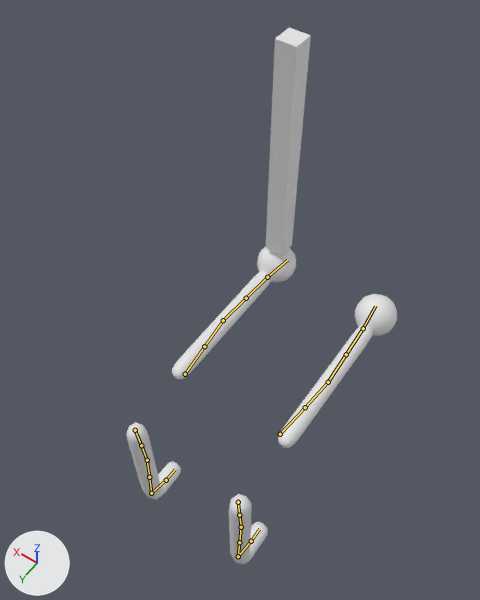
The Blender file Assets/Art/src/legs.blend as it was, and as the next commit left it.
Both versions are drawn from a 50 mm lens placed at (-0.74, 0.7, 2.87), pointed at (0.1, -0.48, 1.02). The lights are fixed; the arrows at lower left show +X, +Y and +Z. The picture after the commit comes second. The bones that change, and the others that lie on the model, are drawn over the model as lines.

Names of what the first picture shows: 'Cube', 'knifeArea'.
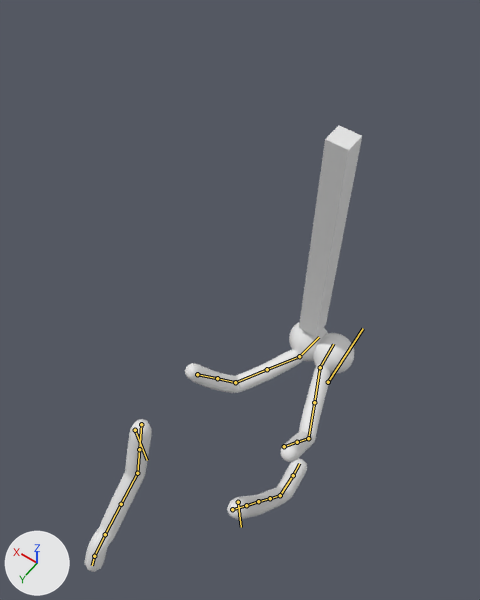
The newer file adds an action. The first version stands in its rest pose; the second is drawn at frame 20 of the action 'walk'.

Pixel boxes [x1, y1, x2, y2] of what changed, in the pictures (480 x 600 px):
'Cube', posed (21% shorter): before [126, 246, 397, 564]; after [84, 322, 354, 572]
'knifeArea', posed (39% wider, 7% shorter): before [266, 28, 311, 256]; after [299, 125, 362, 338]

The change in detail:
Bone 'torso' (bone_torso) turns from (0, 0, 0) to (0, 0, -8) degrees about its own x, y and z.
Bone 'upper_arm_ik.L' (bone_upper_arm_ik_l) turns from (0, 0, 0) to (0, -85, 0) degrees about its own x, y and z.
Bone 'upper_arm_ik.R' (bone_upper_arm_ik_r) turns from (0, 0, 0) to (0, 80, 0) degrees about its own x, y and z.
Bone 'hand_ik.L' (bone_hand_ik_l) moves from (0.0, 0.0, 0.0) to (-0.293, 0.191, -0.12).
Bone 'hand_ik.L' (bone_hand_ik_l) turns from (0, 0, 0) to (0, 2, 0) degrees about its own x, y and z.
Bone 'hand_ik.R' (bone_hand_ik_r) moves from (0.0, 0.0, 0.0) to (0.073, 0.191, -0.116).
Bone 'foot_ik.L' (bone_foot_ik_l) moves from (0.0, 0.0, 0.0) to (0.0, 0.271, 0.12).
Bone 'foot_ik.L' (bone_foot_ik_l) turns from (0, 0, 0) to (116, 0, 0) degrees about its own x, y and z.
Bone 'foot_ik.R' (bone_foot_ik_r) moves from (0.0, 0.0, 0.0) to (0.0, -0.313, 0.013).
Bone 'foot_ik.R' (bone_foot_ik_r) turns from (0, 0, 0) to (-36, 0, 0) degrees about its own x, y and z.
